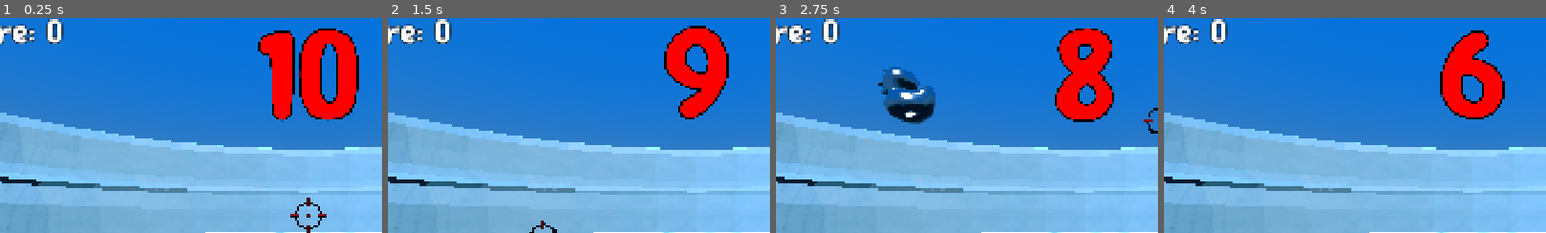
Above: before the commit, frames 1-4 (left to right).
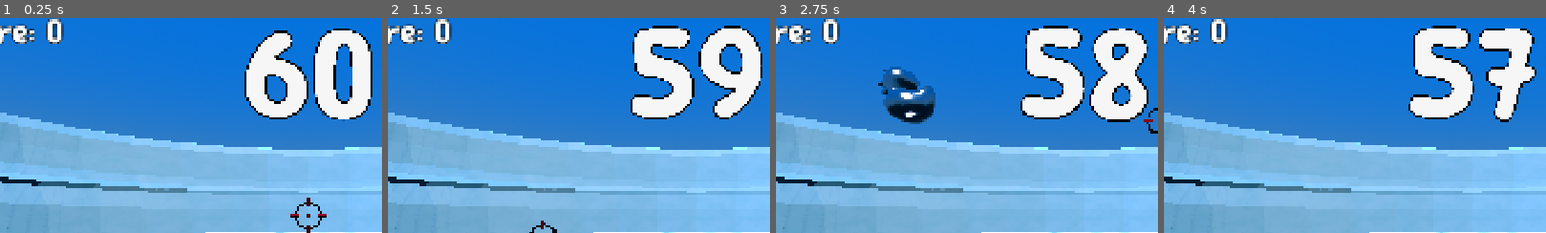
Above: after the commit, the same moments.

Repository: ashermemon/haven
Game: Godot game, scene res://game.tscn
Same seed, same stepped clock (60 frames per second), same inputs: the game is played once before the commit and once after it.
Inputs (mouse positions are % of the whole screen's width and height, from its top left):
- Up to frame 1 (0.25 s): no input
- Up to frame 2 (1.5 s): move the mouse to (72, 45) at 0.52 s; press the mouse at (72, 45) at 0.53 s; move the mouse to (30, 55) at 1.27 s; release the mouse at (30, 55) at 1.28 s; click (30, 55) at 1.35 s
- Up to frame 3 (2.75 s): move the mouse to (60, 28) at 2.02 s; press the mouse at (60, 28) at 2.03 s
- Up to frame 4 (4 s): move the mouse to (45, 70) at 2.77 s; release the mouse at (45, 70) at 2.78 s; click (45, 70) at 2.85 s; move the mouse to (80, 65) at 3.52 s; press the mouse at (80, 65) at 3.53 s
The pictures show only the part of the screen within x 10-60%, y 4-54%; the shares and areas given below are measured in that part.

The runs differ from the first frame. In frame 1, 12% of the frame differs, in the area x 64-98%, y 4-49%; in frame 2, 12%; in frame 3, 12%; in frame 4, 11%.

Commit message:
Play again screen

Diff:
--- a/haven/GameManager.gd
+++ b/haven/GameManager.gd
@@ -2,6 +2,7 @@
 
 
 var score = 0
+var gameActive = true
 
 
 # Called when the node enters the scene tree for the first time.
--- a/haven/camera.gd
+++ b/haven/camera.gd
@@ -5,7 +5,10 @@
 
 func _process(_delta: float) -> void:
 	var mouse := get_viewport().get_mouse_position()
-	crosshair.global_position = project_position(mouse, distance)
+	if GameManager.gameActive:
+		crosshair.global_position = project_position(mouse, distance)
+	else:
+		crosshair.hide()
 
 
 func shake_camera(intensity:float):
--- a/haven/game.tscn
+++ b/haven/game.tscn
@@ -229,3 +229,5 @@
 font_size = 1800
 outline_size = 100
 script = ExtResource("14_215e1")
+warning_color = Color(1, 0.3928544, 0.32450747, 1)
+finished_color = Color(0.7921569, 0.85490197, 1, 1)
--- a/haven/hud.gd
+++ b/haven/hud.gd
@@ -1,7 +1,17 @@
 extends CanvasLayer
 
 @onready var score_label: RichTextLabel = $MarginContainer/ScoreLabel
+@onready var playagain_label: RichTextLabel = $PlayAgain
+
+func _ready() -> void:
+	playagain_label.hide()
+	var timer_label = get_tree().current_scene.find_child("Timer", true, false)
+	timer_label.timer_finished.connect(_on_timer_finished)
+
 
 func add_score(points: int) -> void:
 	GameManager.score += points
 	score_label.text = "Score: " + str(GameManager.score)
+
+func _on_timer_finished() -> void:
+	score_label.hide()
--- a/haven/hud.tscn
+++ b/haven/hud.tscn
@@ -3,6 +3,7 @@
 [ext_resource type="FontFile" uid="uid://djd7im83rtwf5" path="res://assets/fonts/Comic Kids.ttf" id="1_37p78"]
 [ext_resource type="Script" uid="uid://xlkf2okxvphx" path="res://hud.gd" id="1_64ctp"]
 [ext_resource type="Shader" uid="uid://cmpf4p4ffkw0m" path="res://toonshader.gdshader" id="3_8sq4i"]
+[ext_resource type="Script" uid="uid://lroyma7ki23i" path="res://play_again.gd" id="4_640wx"]
 
 [sub_resource type="ShaderMaterial" id="ShaderMaterial_640wx"]
 shader = ExtResource("3_8sq4i")
@@ -42,3 +43,27 @@
 grow_horizontal = 2
 grow_vertical = 2
 mouse_filter = 2
+
+[node name="PlayAgain" type="RichTextLabel" parent="." unique_id=84664315]
+clip_contents = false
+anchors_preset = 7
+anchor_left = 0.5
+anchor_top = 1.0
+anchor_right = 0.5
+anchor_bottom = 1.0
+offset_left = -976.0
+offset_top = -460.5
+offset_right = 976.0
+offset_bottom = -256.0
+grow_horizontal = 2
+grow_vertical = 0
+theme_override_colors/default_color = Color(0.89211607, 0.91675663, 0.8138564, 1)
+theme_override_colors/font_outline_color = Color(0.023371784, 0.023371786, 0.023371782, 1)
+theme_override_constants/outline_size = 30
+theme_override_fonts/normal_font = ExtResource("1_37p78")
+theme_override_font_sizes/normal_font_size = 260
+bbcode_enabled = true
+text = "Play Again?"
+horizontal_alignment = 1
+vertical_alignment = 2
+script = ExtResource("4_640wx")
--- /dev/null
+++ b/haven/play_again.gd
@@ -0,0 +1,12 @@
+extends RichTextLabel
+
+func _ready() -> void:
+	bbcode_enabled = true
+	text = "[url=PlayAgain]Play Again[/url]"
+	meta_clicked.connect(_on_meta_clicked)
+
+func _on_meta_clicked(meta: Variant) -> void:
+	print("Clicked meta: ", meta)
+	if str(meta) == "PlayAgain":
+		get_tree().paused = false
+		get_tree().reload_current_scene()
--- a/haven/rubberduck.gd
+++ b/haven/rubberduck.gd
@@ -11,6 +11,7 @@
 
 func _ready() -> void:
 	var timer_label = get_tree().current_scene.find_child("Timer", true, false)
+
 	timer_label.timer_finished.connect(_on_timer_finished)
 
 	spawner = get_tree().current_scene.get_node("Spawner")
@@ -30,6 +31,7 @@
 
 func _on_timer_finished() -> void:
 	spawner.stop_spawning()
+
 	explode()
 
 func _on_water_entered(body: Node3D) -> void:
@@ -256,6 +258,7 @@
 
 
 	await get_tree().create_timer(3).timeout
+
 	queue_free()
 	pass
 
--- a/haven/timer.gd
+++ b/haven/timer.gd
@@ -2,9 +2,12 @@
 
 signal timer_finished
 
-@export var start_time: float = 10.0
+@export var start_time: float = 60.0
 @export var normal_color: Color = Color.WHITE
 @export var warning_color: Color = Color.RED
+@export var finished_color: Color = Color.AZURE
+@onready var playagainlabel: RichTextLabel = get_tree().current_scene.get_node("HUD/PlayAgain")
+
 
 var time_left: float
 var is_running: bool = true
@@ -23,8 +26,15 @@
 	if time_left <= 0.0:
 		time_left = 0.0
 		is_running = false
+		GameManager.gameActive = false
 		update_label()
 		timer_finished.emit()
+		await get_tree().create_timer(2.0).timeout
+		text = "Score: " + str(GameManager.score)
+		playagainlabel.show()
+		font_size = 1300
+		modulate = finished_color
+
 		return
 
 	update_label()
Not shown, added: haven/play_again.gd.uid
